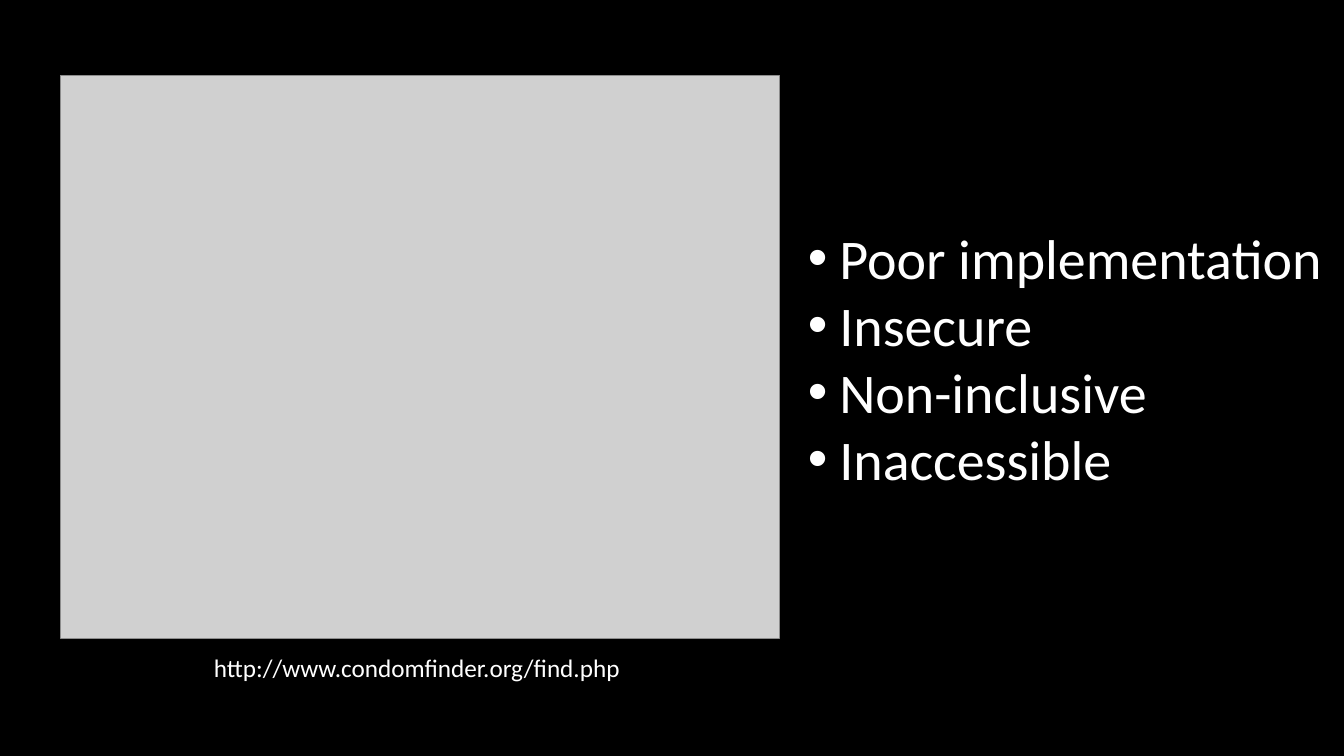
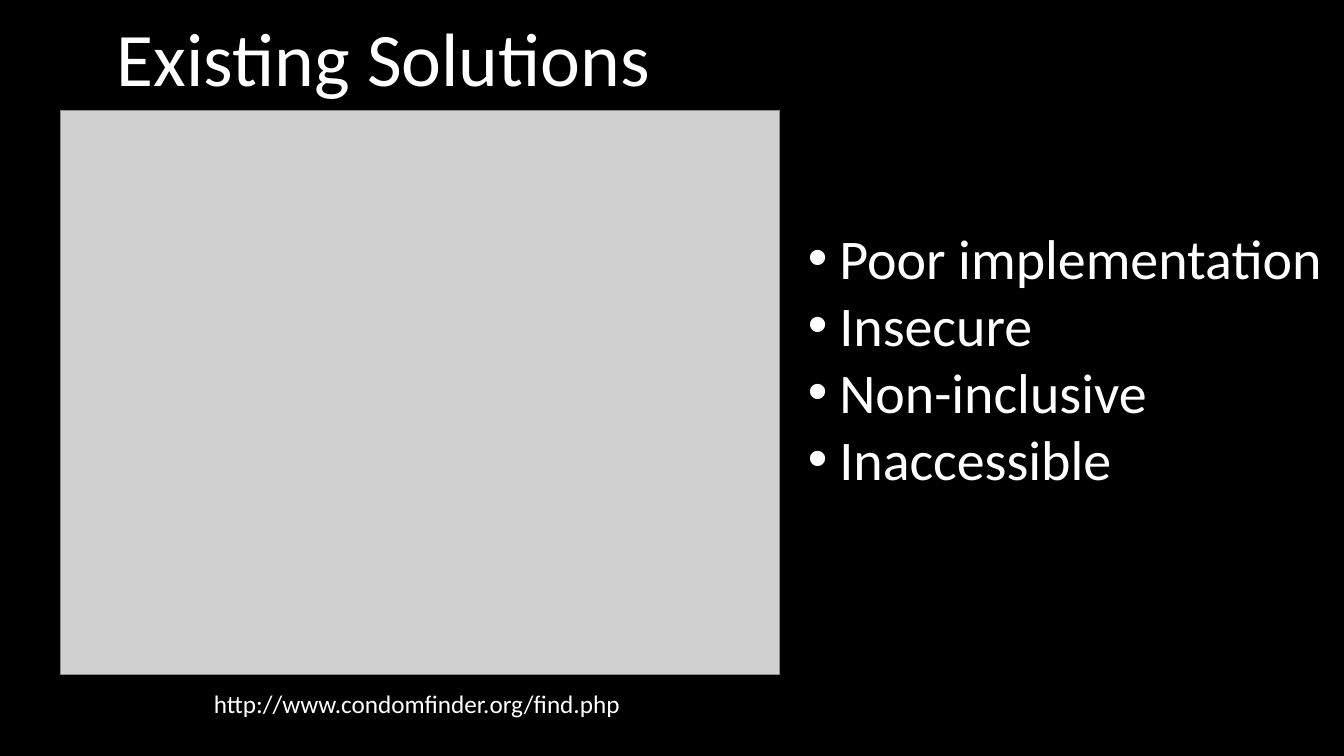
Before and after one commit to DH2018-FindC/FindC, a slide deck: slide 6 of Presentation.pptx. Drawn at 1344x756 pixels with LibreOffice and Linux fonts; fonts in the diff are those of the drawing; grey boxes stand for pictures. Boxes give left, top, right and bottom in pixels: in the first picture for what was removed or moved away, otherwise in the second. Text is boxed around its words. In the diff, an @@ line names an element or a change of style, - is before the commit and + after.

```diff
--- a/Presentation.pptx
+++ b/Presentation.pptx
@@ text added at box(117, 33, 650, 99), 54 pt, text #FFFFFF @@
+Existing Solutions
@@ picture: place and size @@
-picture at box(60, 76, 778, 639)
+picture at box(60, 111, 778, 675)
@@ text "http://www.condomfinder.org/find.php": place and size @@
-text "http://www.condomfinder.org/find.php" at box(214, 659, 620, 682)
+text "http://www.condomfinder.org/find.php" at box(214, 695, 620, 718)
```
Also in this commit, not shown: 11 slides added, 1 slide removed, 1 other file.
